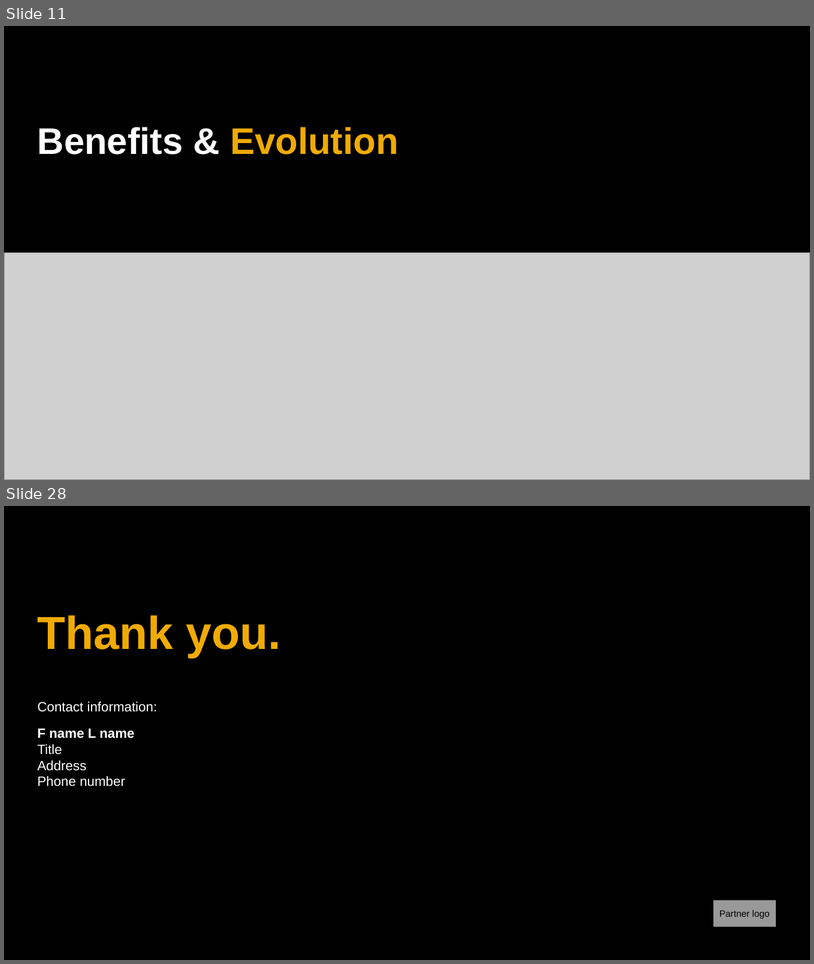
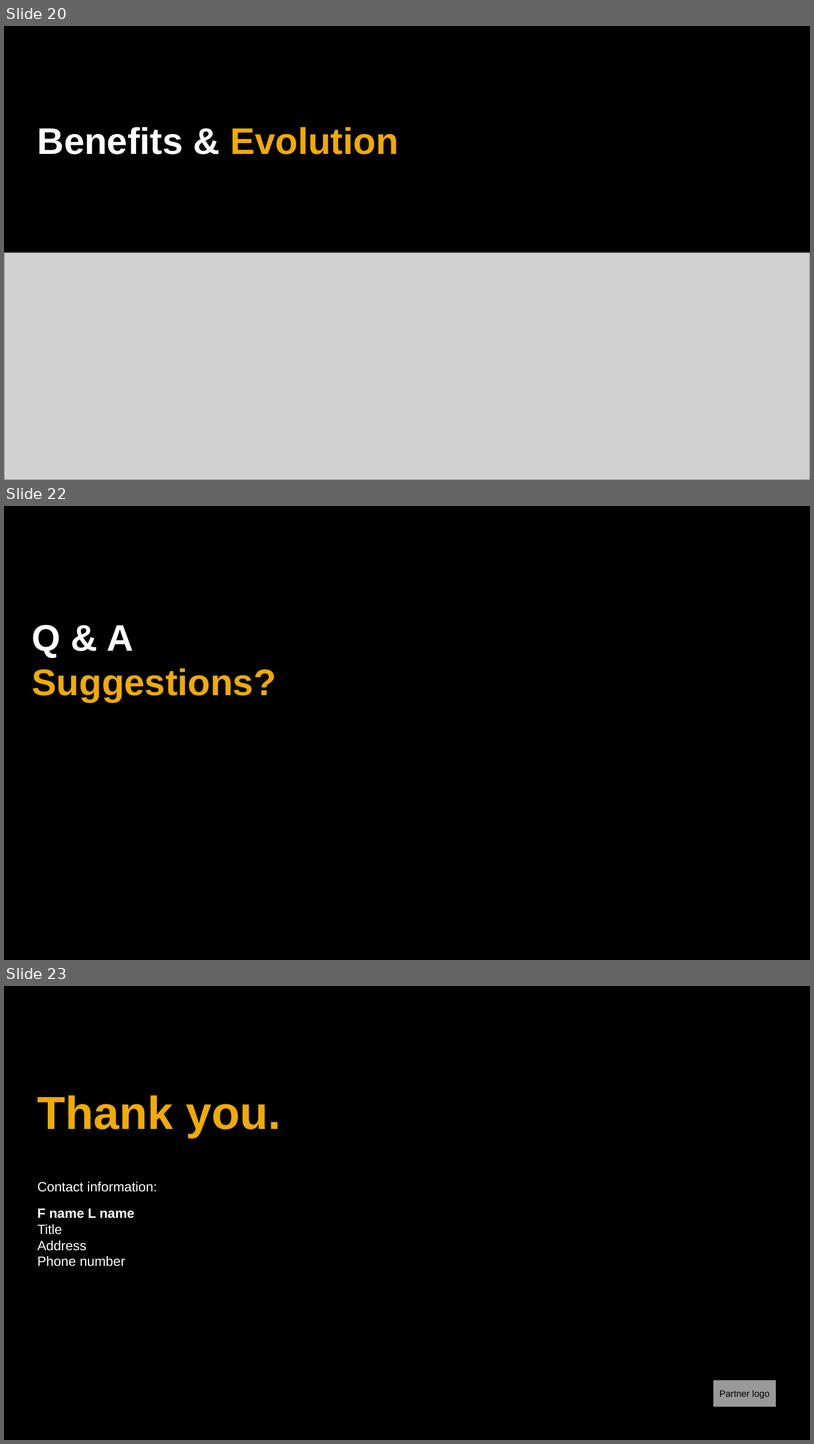
Before and after one commit to Ahaan17Saroch/Queue-Manager-Cloud-Dispatcher, a slide deck: SAP_2017_16x9_black_and_white.pptx. Shown one above the other, each under a label of ours: slides 11 and 28 before the commit, slides 20, 22 and 23 after it; the slides between them are not shown. The pictures are 814x964 and 814x1444 pixels, drawn with LibreOffice and Linux fonts; fonts in the diff are those of the drawing; grey boxes stand for pictures; background and template pictures are left out. Boxes give left, top, right and bottom in pixels: in the first picture for what was removed or moved away, otherwise in the second. Text is boxed around its words. In the diff, an @@ line names an element or a change of style, - is before the commit and + after.

```diff
--- a/SAP_2017_16x9_black_and_white.pptx
+++ b/SAP_2017_16x9_black_and_white.pptx
@@ slide 22 added at box(4, 506, 810, 960), background #000000 @@
@@ title added at box(32, 625, 276, 702), 44 pt, text #F0AB00, bold @@
+Q & A
+Suggestions?
@@ what was slide 11 is now slide 20 @@
@@ what was slide 28 is now slide 23 @@
```
Also in this commit, not shown: 2 slides changed, 4 other slides added, 10 slides removed, 25 other files.
